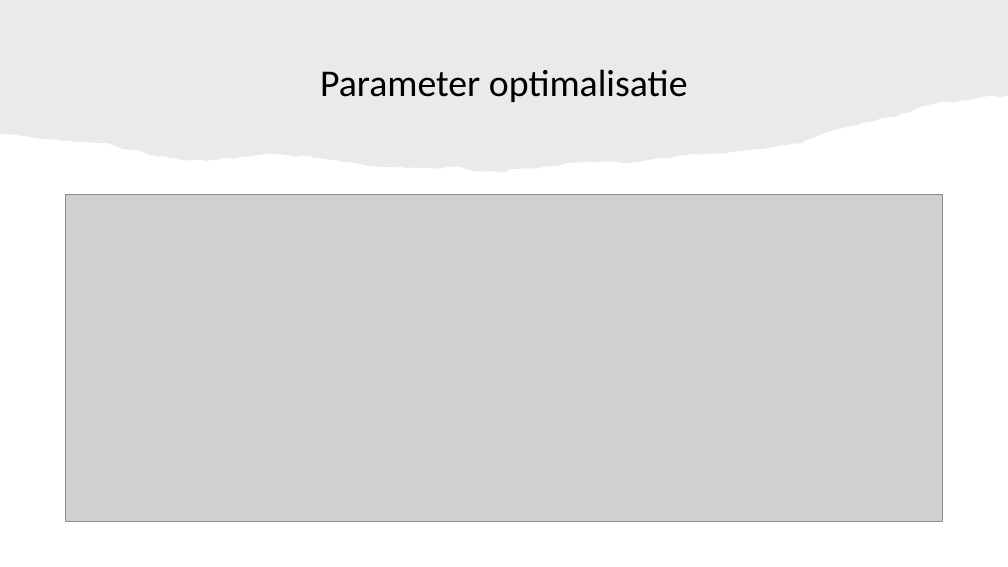
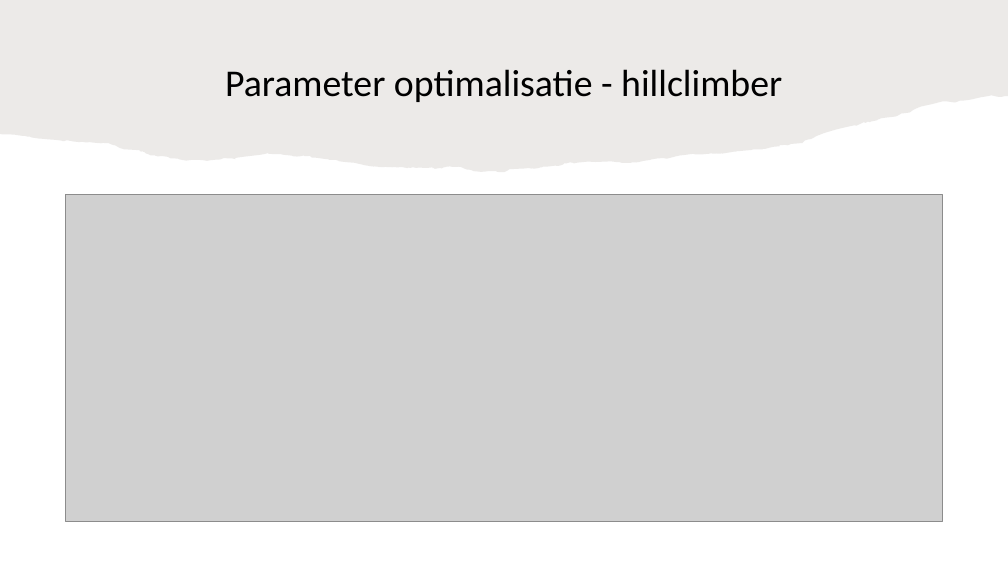
Before and after one commit to NinaAlblasMinorAI/RoosterRulers, a slide deck: slide 22 of doc/Presentatie.pptx (slide 21 before the commit). Drawn at 1008x567 pixels with LibreOffice and Linux fonts; fonts in the diff are those of the drawing; grey boxes stand for pictures. Boxes give left, top, right and bottom in pixels: in the first picture for what was removed or moved away, otherwise in the second. Text is boxed around its words. In the diff, an @@ line names an element or a change of style, - is before the commit and + after.

```diff
--- a/doc/Presentatie.pptx
+++ b/doc/Presentatie.pptx
@@ title at bbox=[225, 69, 782, 102]: text changed @@
-Parameter optimalisatie
+Parameter optimalisatie - hillclimber
```
Also in this commit, not shown: 11 other slides changed, 2 slides added, 1 other file.
